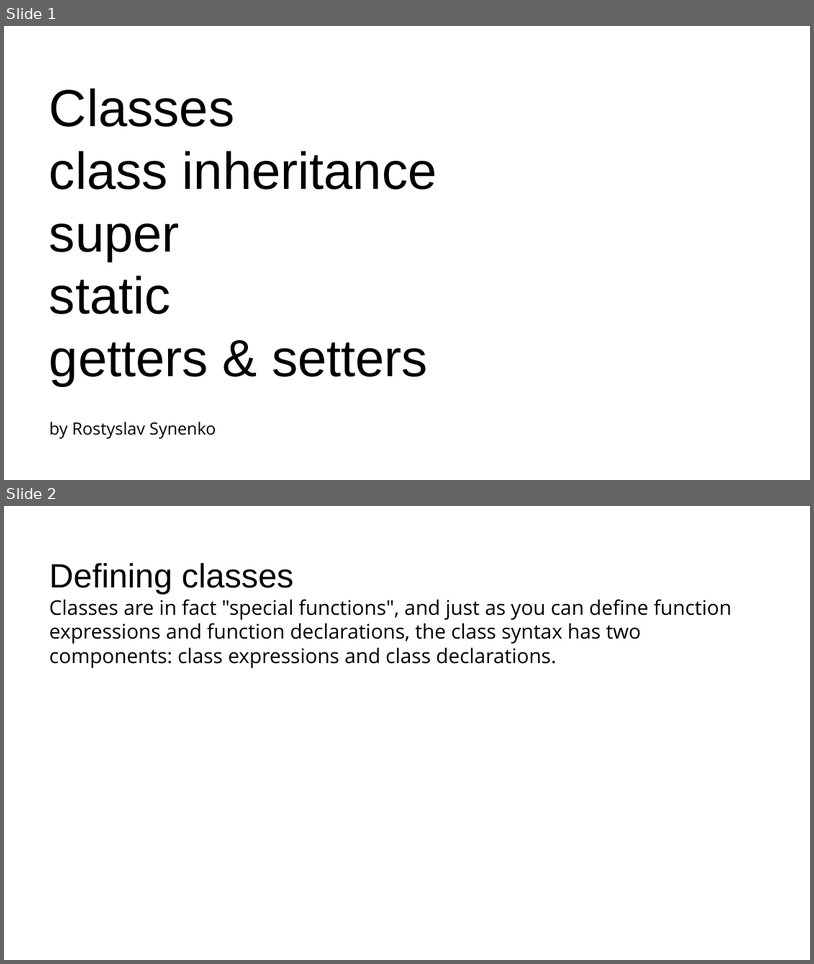
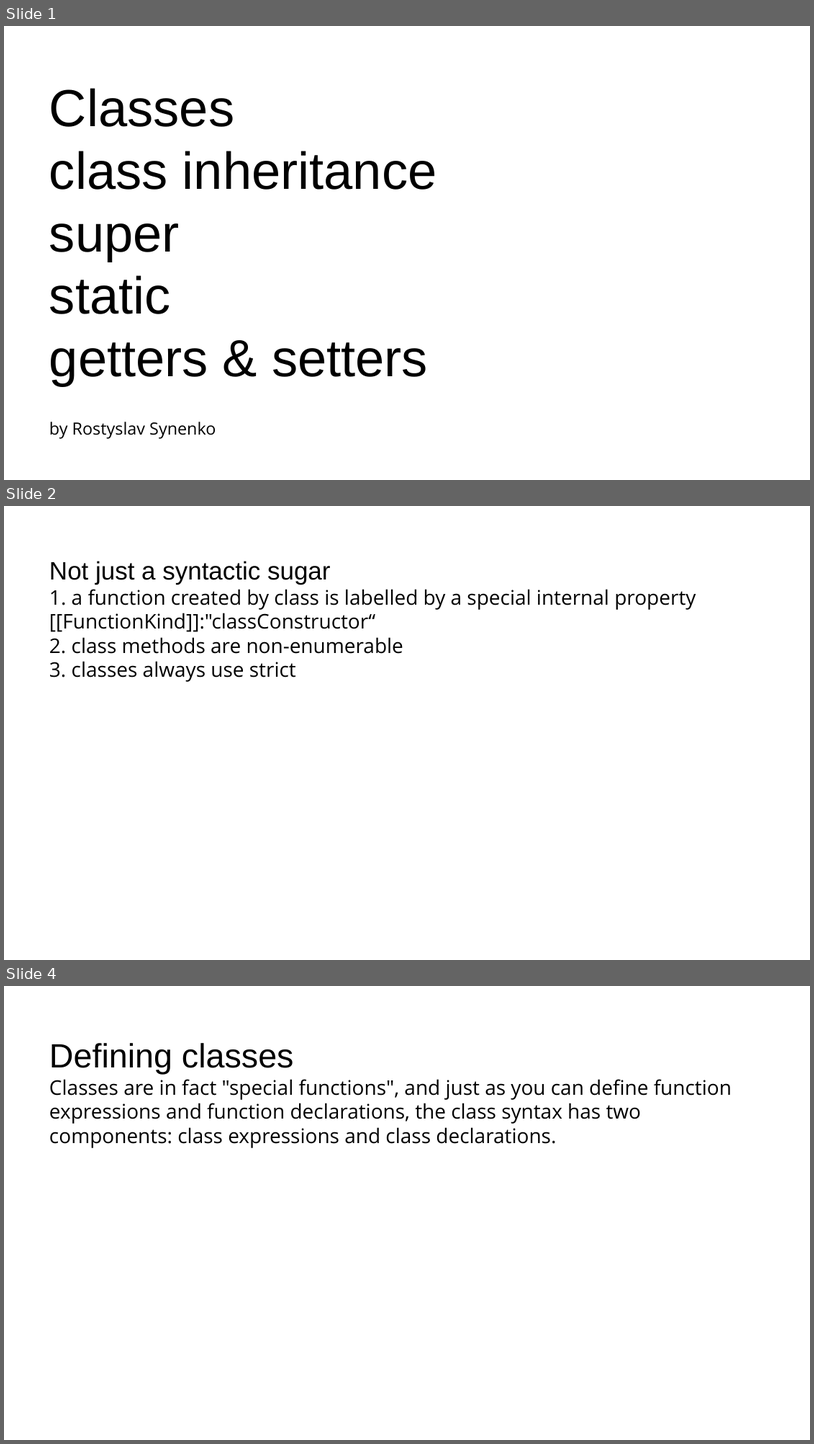
Before and after one commit to RostyslavSynenko/Lv-469.NodeJS, a slide deck: presentations/Classes.pptx. Shown one above the other, each under a label of ours: slides 1 and 2 before the commit, slides 1, 2 and 4 after it; the slides between them are not shown. The pictures are 814x964 and 814x1444 pixels, drawn with LibreOffice and Linux fonts; fonts in the diff are those of the drawing; background and template pictures are left out. Boxes give left, top, right and bottom in pixels: in the first picture for what was removed or moved away, otherwise in the second. Text is boxed around its words. In the diff, an @@ line names an element or a change of style, - is before the commit and + after.

Commit message:
Classes

```diff
--- a/presentations/Classes.pptx
+++ b/presentations/Classes.pptx
@@ slide 2 added at (x1=4, y1=506, x2=810, y2=960), background #FFFFFF @@
@@ title added at (x1=49, y1=561, x2=696, y2=682), 24 pt, text #000000 @@
+Not just a syntactic sugar
+1. a function created by class is labelled by a special internal property [[FunctionKind]]:"classConstructor“
+2. class methods are non-enumerable
+3. classes always use strict
@@ what was slide 2 is now slide 4 @@
```
Also in this commit, not shown: 1 slide changed, 2 other slides added, 1 other file.
